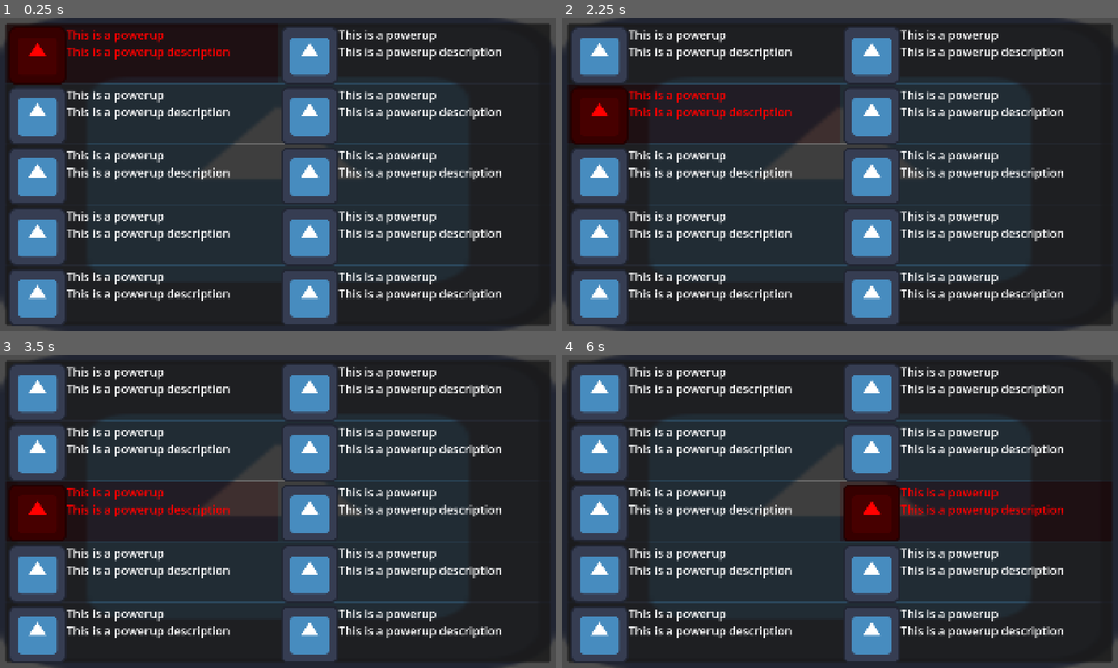
Above: before the commit, frames 1-4 (two rows, left to right).
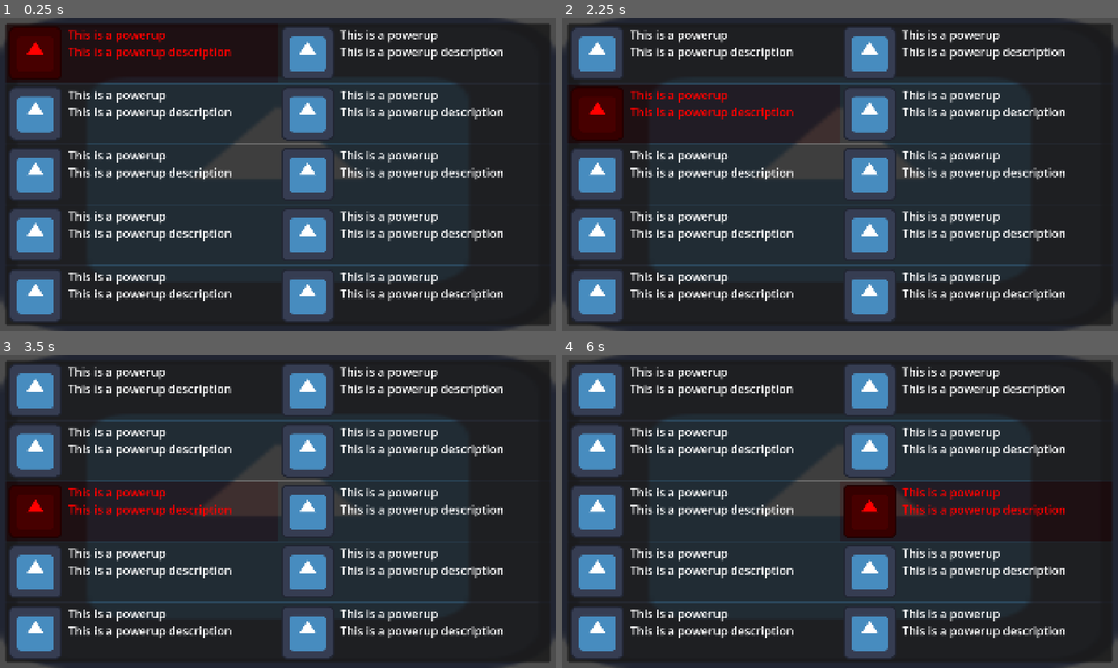
Above: after the commit, the same moments.

Repository: PixelSaver/steakbite
Game: Godot game, scene res://scenes/powerups/powerup_menu.tscn
Same seed, same stepped clock (60 frames per second), same inputs: the game is played once before the commit and once after it. This scene is started directly instead of the project's main scene. The engine's default icon, where the game draws it, is replaced by a stand-in: a white triangle on a blue panel in a dark square.
Inputs (mouse positions are in pixels of both pictures, inside the frame that each line leads up to):
- Up to frame 1 (0.25 s): no input
- Up to frame 2 (2.25 s): tap Enter at 0.5 s; move the mouse to (962, 158) at 0.52 s; hold Right 0.53-1.25 s; hold Mouse wheel down (scroll_down) 0.53-1.25 s; click (962, 158) at 0.67 s; click (706, 52) at 1.27 s; click (706, 115) at 2.02 s
- Up to frame 3 (3.5 s): click (144, 511) at 2.77 s
- Up to frame 4 (6 s): click (706, 570) at 3.52 s; click (706, 633) at 4.27 s; tap Space at 5 s; drag from (728, 527) to (812, 574) at 5.02 s; tap Enter at 5.75 s; move the mouse to (895, 442) at 5.77 s; hold Right from 5.78 s (still down); tap 1 at 5.85 s

The runs differ from the first frame. In frame 1, 13% of the frame differs, in the area x 1-91%, y 3-98%; in frame 2, 13%; in frame 3, 13%; in frame 4, 14%.

Commit message:
powerup menu prototype done

Diff:
--- a/scenes/powerups/powerup_menu.gd
+++ b/scenes/powerups/powerup_menu.gd
@@ -38,10 +38,18 @@
 			var right_bot = right_side_children[i + 1]
 			if !left_bot.is_empty:
 				left.focus_neighbor_bottom = left.get_path_to(left_side_children[i + 1])
+			else:
+				left.focus_neighbor_bottom = "."
 			if !right_bot.is_empty:
 				right.focus_neighbor_bottom = right.get_path_to(right_side_children[i + 1])
+			else:
+				right.focus_neighbor_bottom = "."
 		# assign left and right
 		if !right.is_empty:
 			left.focus_neighbor_right = left.get_path_to(right)
+		else:
+			left.focus_neighbor_right = "."
 		if !left.is_empty:
 			right.focus_neighbor_left = right.get_path_to(left)
+		else:
+			right.focus_neighbor_left = "."
--- a/scenes/powerups/powerup_menu_item.tscn
+++ b/scenes/powerups/powerup_menu_item.tscn
@@ -7,8 +7,8 @@
 anchors_preset = 15
 anchor_right = 1.0
 anchor_bottom = 1.0
-offset_right = -948.0
-offset_bottom = -861.0
+offset_right = -983.0
+offset_bottom = -902.0
 grow_horizontal = 2
 grow_vertical = 2
 size_flags_horizontal = 3
@@ -25,9 +25,12 @@
 mouse_filter = 1
 
 [node name="MarginContainer" type="MarginContainer" parent="Panel" unique_id=842573583]
-layout_mode = 0
-offset_right = 972.0
-offset_bottom = 219.0
+layout_mode = 1
+anchors_preset = 15
+anchor_right = 1.0
+anchor_bottom = 1.0
+grow_horizontal = 2
+grow_vertical = 2
 size_flags_horizontal = 3
 theme_override_constants/margin_left = 10
 theme_override_constants/margin_top = 10
@@ -36,6 +39,7 @@
 
 [node name="HBoxContainer" type="HBoxContainer" parent="Panel/MarginContainer" unique_id=972171717]
 layout_mode = 2
+theme_override_constants/separation = 20
 
 [node name="TextureRect" type="TextureRect" parent="Panel/MarginContainer/HBoxContainer" unique_id=324634501]
 layout_mode = 2
@@ -46,12 +50,12 @@
 layout_mode = 2
 size_flags_horizontal = 3
 
-[node name="Label" type="Label" parent="Panel/MarginContainer/HBoxContainer/VBoxContainer" unique_id=658105143]
+[node name="PowerupName" type="Label" parent="Panel/MarginContainer/HBoxContainer/VBoxContainer" unique_id=658105143]
 layout_mode = 2
 mouse_filter = 1
 text = "This is a powerup"
 
-[node name="Label2" type="Label" parent="Panel/MarginContainer/HBoxContainer/VBoxContainer" unique_id=287688871]
+[node name="PowerupDescription" type="Label" parent="Panel/MarginContainer/HBoxContainer/VBoxContainer" unique_id=287688871]
 layout_mode = 2
 mouse_filter = 1
 text = "This is a powerup description"
